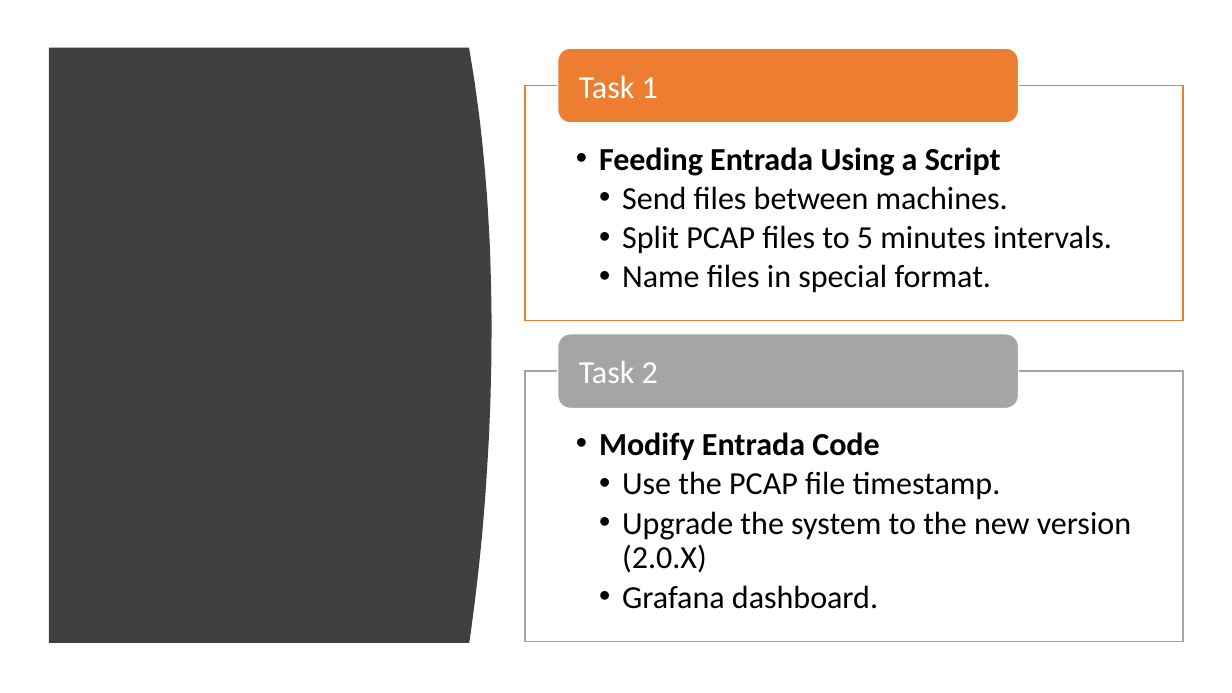
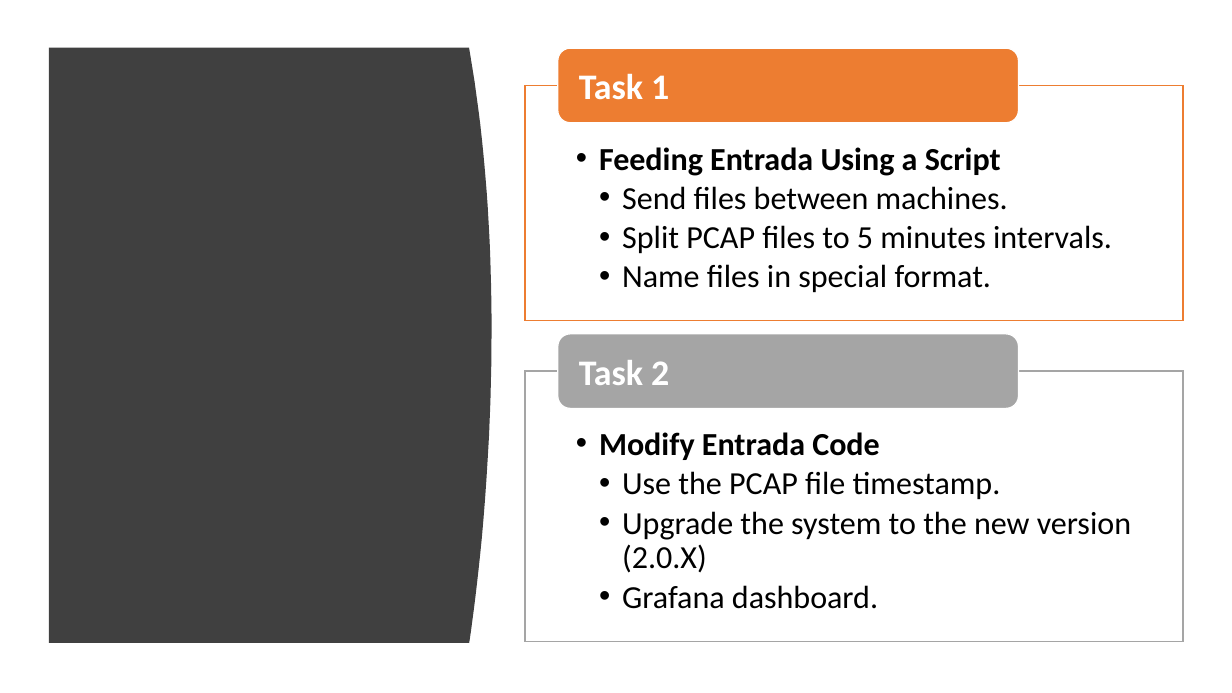
Before and after one commit to Aliii98/osoc19, a slide deck: slide 9 of OSOC-Final.pptx (slide 3 before the commit). Drawn at 1232x693 pixels with LibreOffice and Linux fonts; fonts in the diff are those of the drawing. Boxes give left, top, right and bottom in pixels: in the first picture for what was removed or moved away, otherwise in the second. Text is boxed around its words. In the diff, an @@ line names an element or a change of style, - is before the commit and + after.

Commit message:
update font

```diff
--- a/OSOC-Final.pptx
+++ b/OSOC-Final.pptx
@@ text "Task 1" at (x1=579, y1=73, x2=669, y2=100): size 25 to 28 pt, bold on; more space between paragraphs @@
@@ text "Feeding Entrada Using a Script" at (x1=599, y1=147, x2=1112, y2=293): bullet • to •• @@
@@ text "Task 2" at (x1=579, y1=360, x2=669, y2=385): size 25 to 28 pt, bold on; more space between paragraphs @@
@@ text "Modify Entrada Code" at (x1=599, y1=432, x2=1131, y2=609): bullet • to •• @@
```
Also in this commit, not shown: 17 other slides changed, 2 slides removed.
